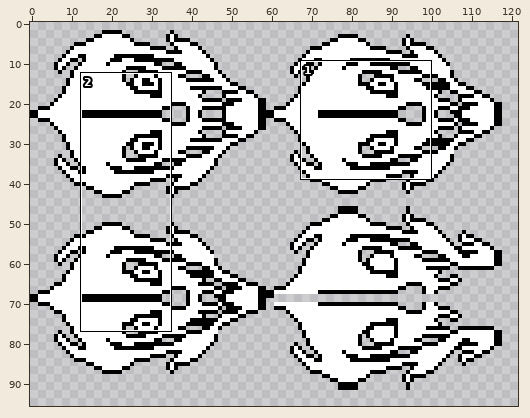
One commit to this sprite sheet: images/gasterblaster-sheet0.png. The first picture is a wide view before the edit; the outline marks the close-up.
Close-up. Before the edit:
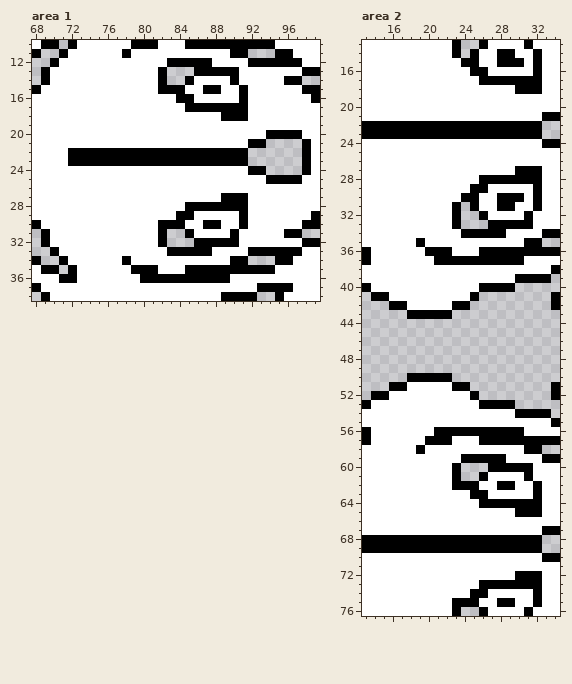
The file is 128x128 pixels. Shown: area 1: x 68..99, y 10..38; area 2: x 13..34, y 13..76. The wide view leaves out empty margins. The commit also changed other parts of the picture, which this record leaves out.
After the commit:
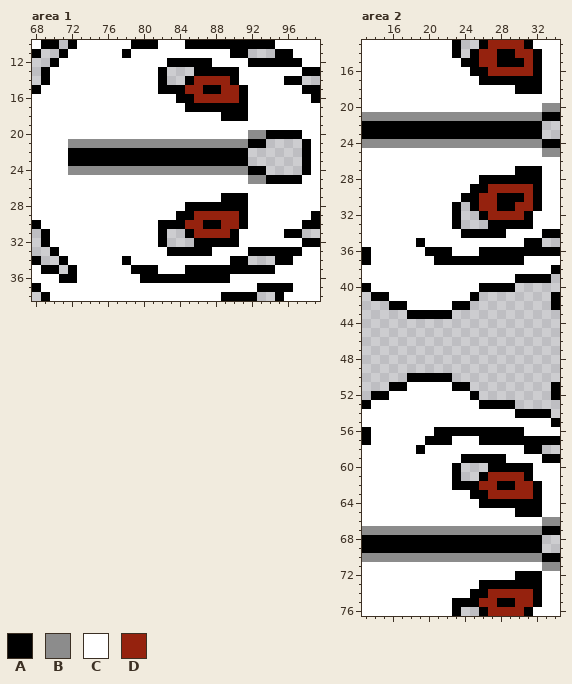
Palette (. is transparent): A #000000  B #8c8c8c  C #ffffff  D #95220e
Change:
Changed rows in their new state; - is an unchanged pixel.
Area 1:
first column x 85:
14 -DDDD-
15 DD--DD
16 -DDDDD
first column x 72:
20 --------------------BB
21 BBBBBBBBBBBBBBBBBBBB--
24 BBBBBBBBBBBBBBBBBBBB--
25 --------------------BB
first column x 85:
29 -DDDDD
30 DD--DD
31 -DDDD-
Area 2:
first column x 26:
13 -DDDD-
14 DD--DD
15 DD---D
16 -DDDDD
first column x 13:
20 --------------------BB
21 BBBBBBBBBBBBBBBBBBBB--
24 BBBBBBBBBBBBBBBBBBBB--
25 --------------------BB
first column x 26:
29 -DDDDD
30 DD---D
31 DD--DD
32 -DDDD-
first column x 13:
61 --------------DDDD----
62 -------------DD--DD---
63 --------------DDDDD---
66 --------------------BB
67 BBBBBBBBBBBBBBBBBBBB--
70 BBBBBBBBBBBBBBBBBBBB--
71 --------------------BB
74 --------------DDDDD---
75 -------------DD--DD---
76 --------------DDDD----
